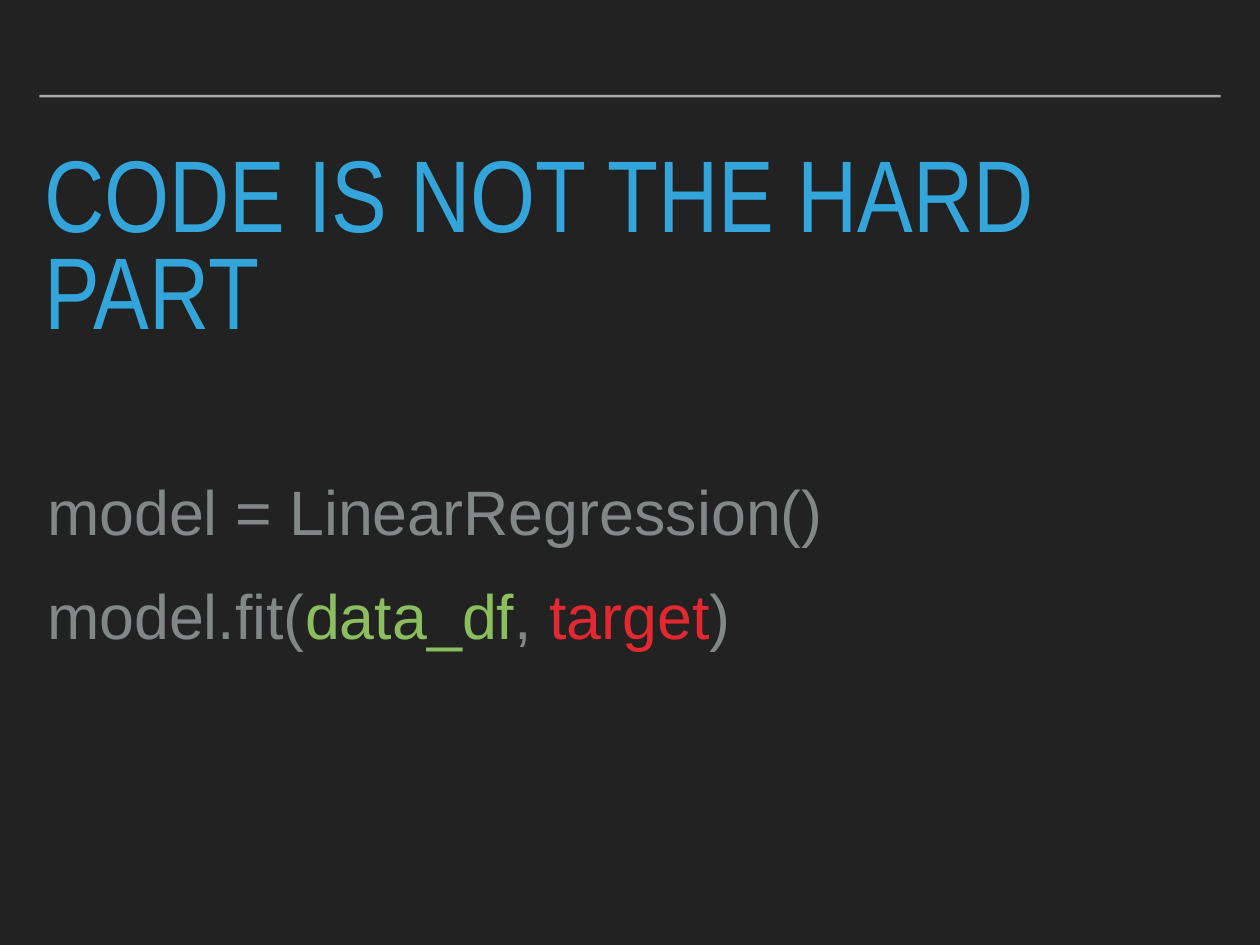
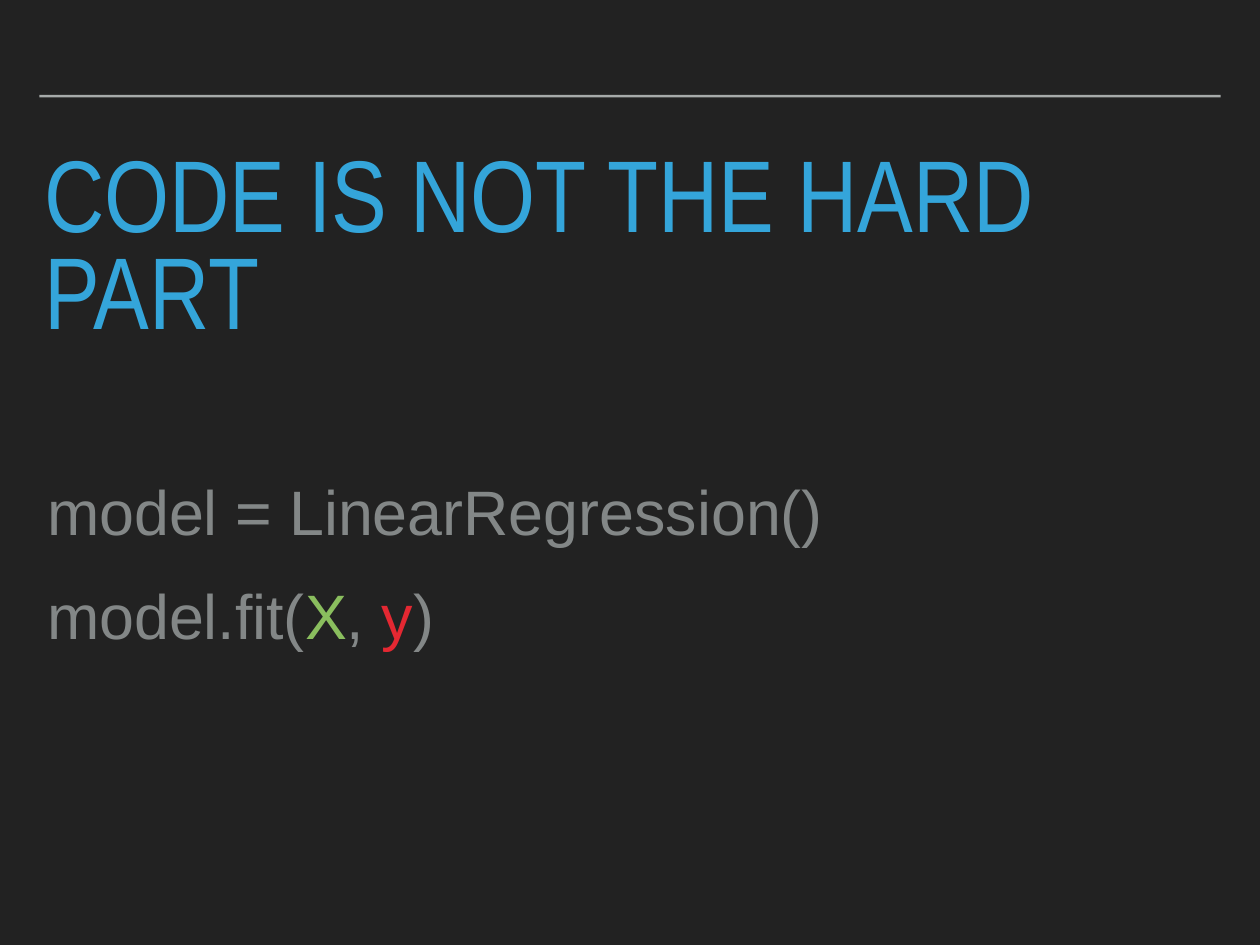
Before and after one commit to robcarrington/python-for-data-science, a slide deck: slide 21 of Session9/Session9_Slides.pptx (slide 18 before the commit). Drawn at 1260x945 pixels with LibreOffice and Linux fonts; fonts in the diff are those of the drawing. Boxes give left, top, right and bottom in pixels: in the first picture for what was removed or moved away, otherwise in the second. Text is boxed around its words. In the diff, an @@ line names an element or a change of style, - is before the commit and + after.

```diff
--- a/Session9/Session9_Slides.pptx
+++ b/Session9/Session9_Slides.pptx
@@ text at bbox=[47, 593, 434, 651]: text changed @@
-model.fit(data_df, target)
+model.fit(X, y)
```
Also in this commit, not shown: 6 other slides changed, 10 slides added, 22 slides removed, 4 other files.
